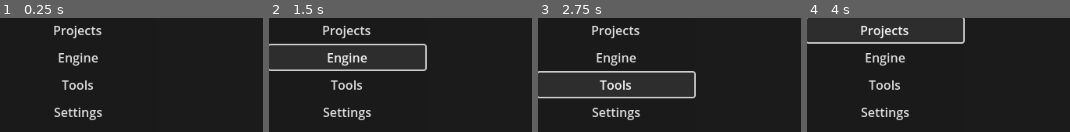
Above: before the commit, frames 1-4 (left to right).
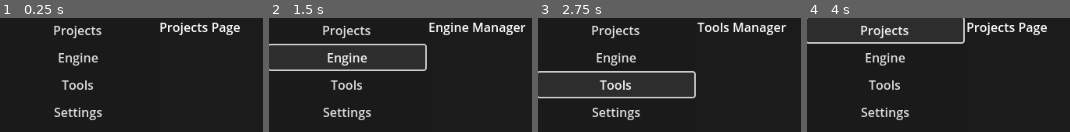
Above: after the commit, the same moments.

Repository: OpenGameStack-Org/ogs-launcher
Game: Godot game, scene res://main.tscn
The game is run twice, just before and just after one commit, with the same random seed, the same clock (stepped at 60 frames per second) and the same inputs.
Inputs:
- Up to frame 1 (0.25 s): no input
- Up to frame 2 (1.5 s): click "Projects" at 0.5 s; click "Engine" at 1.25 s
- Up to frame 3 (2.75 s): click "Tools" at 2 s
- Up to frame 4 (4 s): click "Settings" at 2.75 s; click "Projects" at 3.5 s

The runs differ from the first frame. In frame 1, 1.5% of the frame differs, in the area x 60-92%, y 3-15%; in frame 2, 1.8%, in the area x 60-98%, y 3-15%; in frame 3, 1.6%; in frame 4, 1.5%.

Commit message:
Update gitignore and made pages for the launcher work

Diff:
--- /dev/null
+++ b/main.gd
@@ -0,0 +1,33 @@
+extends Control
+
+# -- PRELOAD REFERENCES --
+# These allow us to talk to the nodes we created in the editor
+@onready var page_projects = $AppLayout/Content/PageProjects
+@onready var page_engine = $AppLayout/Content/PageEngine
+@onready var page_tools = $AppLayout/Content/PageTools
+@onready var page_settings = $AppLayout/Content/PageSettings
+
+@onready var btn_projects = $AppLayout/Sidebar/VBoxContainer/BtnProjects
+@onready var btn_engine = $AppLayout/Sidebar/VBoxContainer/BtnEngine
+@onready var btn_tools = $AppLayout/Sidebar/VBoxContainer/BtnTools
+@onready var btn_settings = $AppLayout/Sidebar/VBoxContainer/BtnSettings
+
+func _ready():
+	# Connect the button signals to our function
+	btn_projects.pressed.connect(_on_tab_pressed.bind(page_projects))
+	btn_engine.pressed.connect(_on_tab_pressed.bind(page_engine))
+	btn_tools.pressed.connect(_on_tab_pressed.bind(page_tools))
+	btn_settings.pressed.connect(_on_tab_pressed.bind(page_settings))
+
+	# Start on the Projects page
+	_on_tab_pressed(page_projects)
+
+func _on_tab_pressed(target_page: Control):
+	# 1. Hide all pages
+	page_projects.visible = false
+	page_engine.visible = false
+	page_tools.visible = false
+	page_settings.visible = false
+
+	# 2. Show the requested page
+	target_page.visible = true
--- a/main.tscn
+++ b/main.tscn
@@ -1,4 +1,6 @@
-[gd_scene format=3 uid="uid://o6wgamwxxlx4"]
+[gd_scene load_steps=2 format=3 uid="uid://o6wgamwxxlx4"]
+
+[ext_resource type="Script" path="res://main.gd" id="1_vvehl"]
 
 [node name="Main" type="Control"]
 layout_mode = 3
@@ -7,6 +9,7 @@
 anchor_bottom = 1.0
 grow_horizontal = 2
 grow_vertical = 2
+script = ExtResource("1_vvehl")
 
 [node name="Panel" type="Panel" parent="."]
 layout_mode = 1
@@ -51,3 +54,31 @@
 [node name="Content" type="MarginContainer" parent="AppLayout"]
 layout_mode = 2
 size_flags_horizontal = 3
+
+[node name="PageProjects" type="VBoxContainer" parent="AppLayout/Content"]
+layout_mode = 2
+
+[node name="Label" type="Label" parent="AppLayout/Content/PageProjects"]
+layout_mode = 2
+text = "Projects Page"
+
+[node name="PageEngine" type="VBoxContainer" parent="AppLayout/Content"]
+layout_mode = 2
+
+[node name="Label" type="Label" parent="AppLayout/Content/PageEngine"]
+layout_mode = 2
+text = "Engine Manager"
+
+[node name="PageTools" type="VBoxContainer" parent="AppLayout/Content"]
+layout_mode = 2
+
+[node name="Label" type="Label" parent="AppLayout/Content/PageTools"]
+layout_mode = 2
+text = "Tools Manager"
+
+[node name="PageSettings" type="VBoxContainer" parent="AppLayout/Content"]
+layout_mode = 2
+
+[node name="Label" type="Label" parent="AppLayout/Content/PageSettings"]
+layout_mode = 2
+text = "Settings"
Not shown, changed: .gitignore
